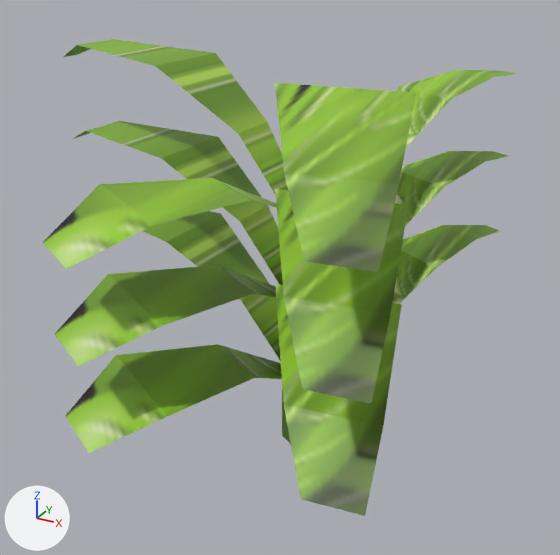
A saved change to the Blender file Assets/Models/basilGrowth.blend.
The view is the same before and after, from a camera (50 mm lens) standing at (0.359, -0.661, 0.59) and looking at (-0.023, 0.034, 0.243). The axes (+X, +Y, +Z) are drawn at lower left. The lights are the same throughout.

The first picture shows 'basilPlant'.
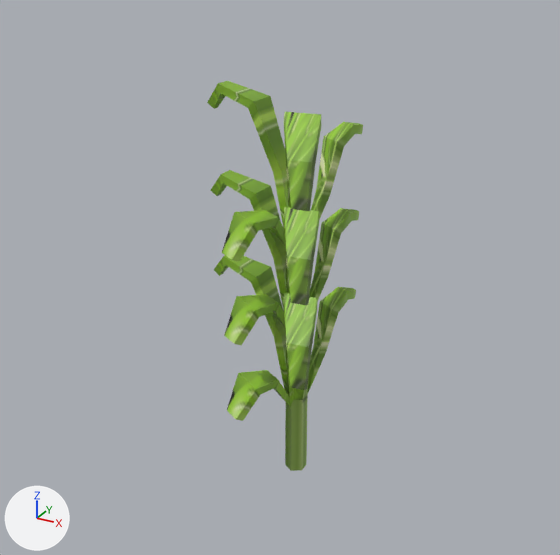
Changed parts and their boxes [x1, y1, x2, y2] in the pictures (560 x 555 px):
'basilPlant', mesh rescaled, modifiers changed (67% narrower, 18% shorter)
    before: [42, 39, 518, 516]
    after: [207, 81, 363, 471]

What the commit changed:
me_plane has 120 vertices, 66 faces and spans x -0.308..0.199, y -0.248..0.278, z 0.039..0.48.
me_plane is used by ob_basilplant; location (0.0, 0.0, 0.0).
me_plane part 1: the whole mesh is scaled about its middle by (0.298, 0.298, 1), then moved by (0.035, 0.003, -0.037).
Object 'basilPlant' (ob_basilplant) gains a SOLIDIFY modifier named 'Solidify'.
Modifier setting: nonmanifold_thickness_mode = 'FIXED'.
Modifier setting: nonmanifold_merge_threshold = 0.0003.
